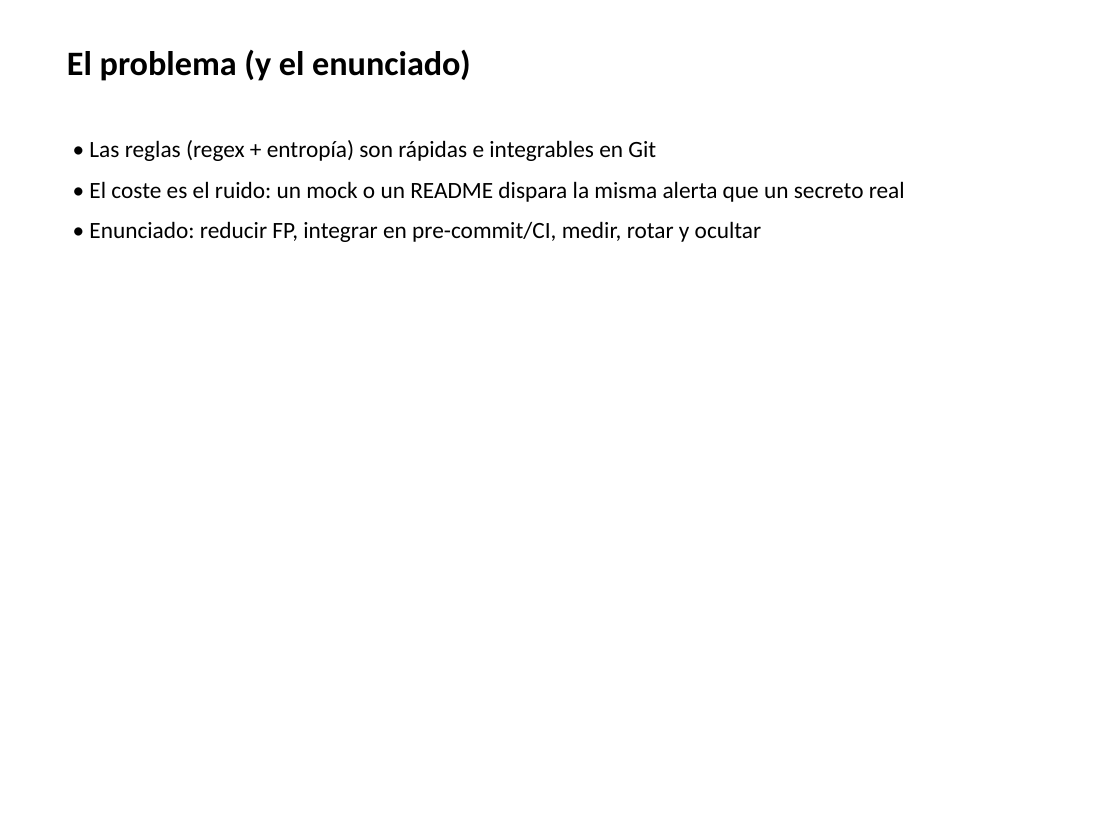
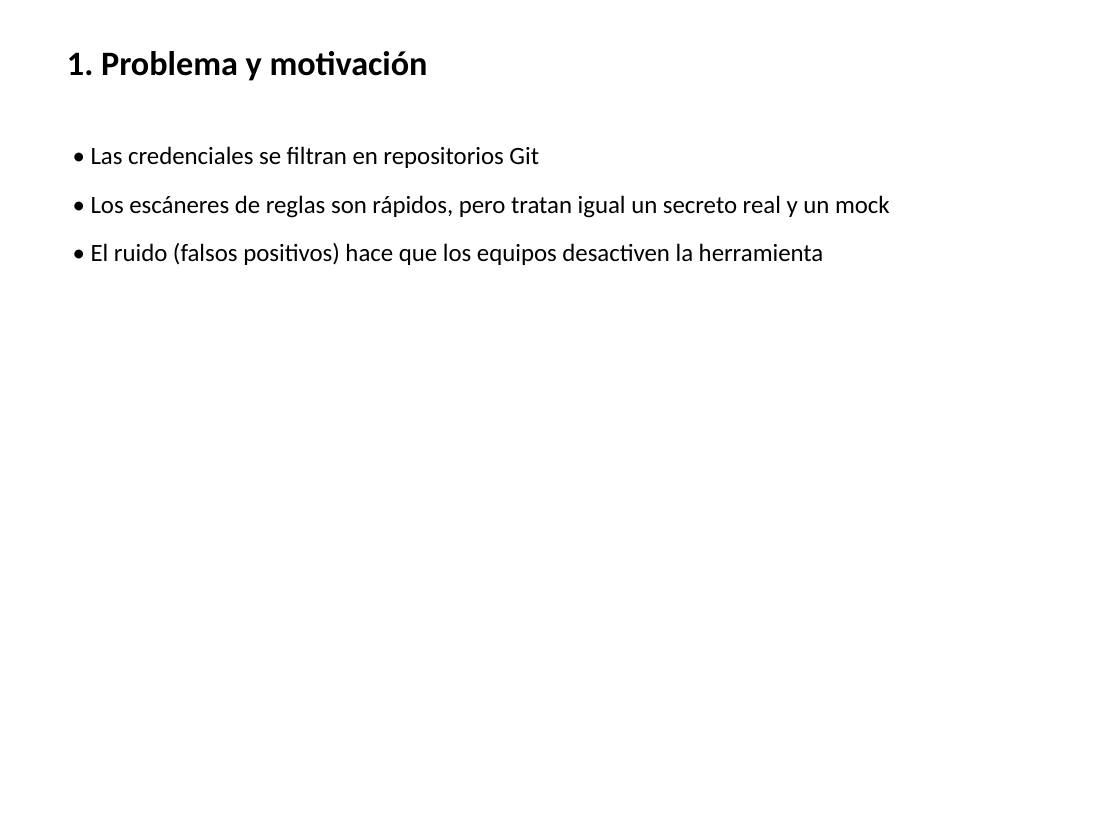
Before and after one commit to aramirezbarajas/secret-scan-tfm, a slide deck: slide 2 of docs/presentacion_defensa.pptx. Drawn at 1120x840 pixels with LibreOffice and Linux fonts; fonts in the diff are those of the drawing. Boxes give left, top, right and bottom in pixels: in the first picture for what was removed or moved away, otherwise in the second. Text is boxed around its words. In the diff, an @@ line names an element or a change of style, - is before the commit and + after.

```diff
--- a/docs/presentacion_defensa.pptx
+++ b/docs/presentacion_defensa.pptx
@@ text at (x1=67, y1=51, x2=428, y2=81): text changed @@
-El problema (y el enunciado)
+1. Problema y motivación
@@ text at (x1=91, y1=146, x2=890, y2=265): text changed; size 15 to 16 pt @@
-• Las reglas (regex + entropía) son rápidas e integrables en Git
-• El coste es el ruido: un mock o un README dispara la misma alerta que un secreto real
-• Enunciado: reducir FP, integrar en pre-commit/CI, medir, rotar y ocultar
+• Las credenciales se filtran en repositorios Git
+• Los escáneres de reglas son rápidos, pero tratan igual un secreto real y un mock
+• El ruido (falsos positivos) hace que los equipos desactiven la herramienta
```
Also in this commit, not shown: 3 other slides changed, 3 slides added, 7 slides removed, 2 other files.
